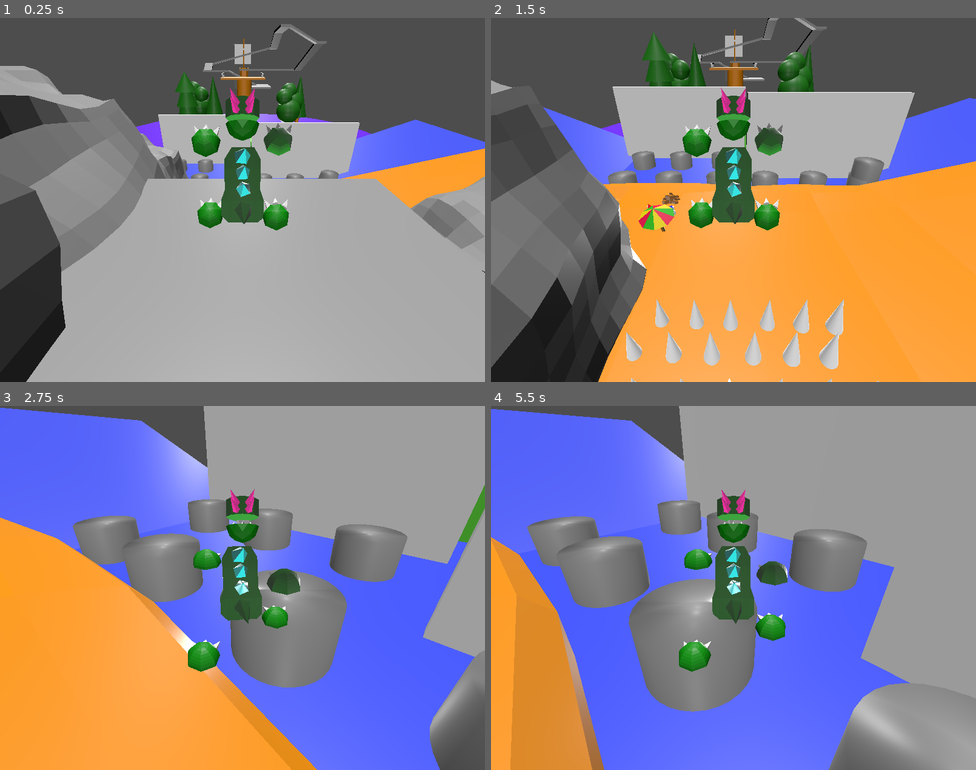
Above: before the commit, frames 1-4 (two rows, left to right).
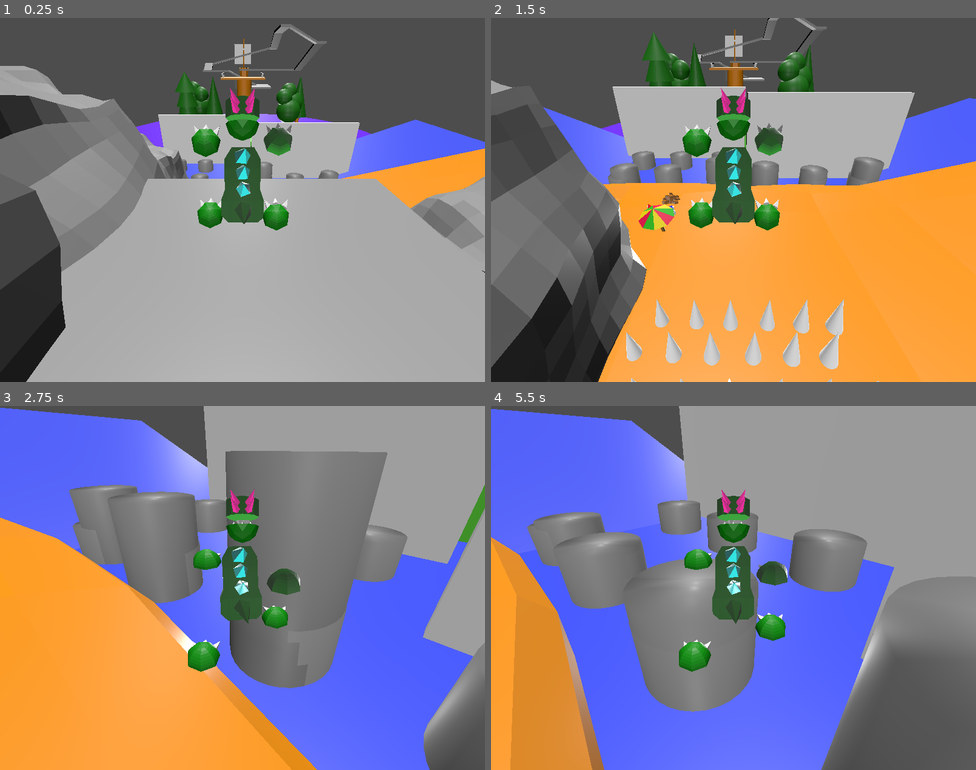
Above: after the commit, the same moments.

Repository: bazylevnik0/dinokid
Game: Godot game, scene res://mom-intro.tscn
Same seed, same stepped clock (60 frames per second), same inputs: the game is played once before the commit and once after it. Video files are missing from this copy of the repository; at most half a second of black plays in their place.
Inputs:
- Up to frame 1 (0.25 s): no input
- Up to frame 2 (1.5 s): hold Up (move_forward) from 0.53 s (still down); tap Z (key_a) at 0.6 s; tap Space (jump) at 0.77 s; tap X (key_b) at 1.35 s
- Up to frame 3 (2.75 s): tap Space (jump) at 1.52 s; release Up (move_forward) at 2.03 s; hold Left (move_left) from 2.03 s (still down); tap Z (key_a) at 2.1 s
- Up to frame 4 (5.5 s): tap X (key_b) at 2.85, 4.35 s; tap Space (jump) at 3.02, 3.77, 4.52 s; release Left (move_left) at 3.53 s; hold Down (move_backward) 3.53-4.28 s; tap Z (key_a) at 3.6, 5.1 s; hold Right (move_right) 4.28-5.03 s; hold Up (move_forward) from 5.03 s (still down)

The runs differ from the first frame. In frame 1, less than 0.1% of the frame differs, in the area x 53-63%, y 39-45%; in frame 2, 0.6%; in frame 3, 11%; in frame 4, 12%, in the area x 8-100%, y 29-100%.
Error in both runs: Attempt to call function 'play' in base 'null instance' on a null instance. (res://Player.gd:18)

Commit message:
working on homeisland river stones

Diff:
--- a/homeisland.tscn
+++ b/homeisland.tscn
@@ -174,6 +174,211 @@
 [sub_resource type="BoxShape3D" id="BoxShape3D_xahhj"]
 size = Vector3(2.16718, 2.39545, 0.934448)
 
+[sub_resource type="BoxShape3D" id="BoxShape3D_vk1wi"]
+size = Vector3(0.545471, 0.576782, 0.946167)
+
+[sub_resource type="Animation" id="Animation_4h127"]
+resource_name = "new_animation"
+length = 6.0
+loop_mode = 1
+tracks/0/type = "value"
+tracks/0/imported = false
+tracks/0/enabled = true
+tracks/0/path = NodePath(".:position")
+tracks/0/interp = 1
+tracks/0/loop_wrap = true
+tracks/0/keys = {
+"times": PackedFloat32Array(0, 3),
+"transitions": PackedFloat32Array(1, 1),
+"update": 0,
+"values": [Vector3(1.77487, 7.70079, -9.54801), Vector3(1.77487, 7.67707, -9.26811)]
+}
+
+[sub_resource type="Animation" id="Animation_qfltq"]
+length = 0.001
+tracks/0/type = "value"
+tracks/0/imported = false
+tracks/0/enabled = true
+tracks/0/path = NodePath(".:position")
+tracks/0/interp = 1
+tracks/0/loop_wrap = true
+tracks/0/keys = {
+"times": PackedFloat32Array(0),
+"transitions": PackedFloat32Array(1),
+"update": 0,
+"values": [Vector3(1.77487, 7.70079, -9.54801)]
+}
+
+[sub_resource type="AnimationLibrary" id="AnimationLibrary_5qjsl"]
+_data = {
+"RESET": SubResource("Animation_qfltq"),
+"new_animation": SubResource("Animation_4h127")
+}
+
+[sub_resource type="BoxShape3D" id="BoxShape3D_gfbl1"]
+size = Vector3(0.641968, 0.578857, 1.07568)
+
+[sub_resource type="Animation" id="Animation_i6if1"]
+resource_name = "new_animation"
+length = 6.0
+loop_mode = 1
+tracks/0/type = "value"
+tracks/0/imported = false
+tracks/0/enabled = true
+tracks/0/path = NodePath(".:position")
+tracks/0/interp = 1
+tracks/0/loop_wrap = true
+tracks/0/keys = {
+"times": PackedFloat32Array(0, 3),
+"transitions": PackedFloat32Array(1, 1),
+"update": 0,
+"values": [Vector3(0.659664, 7.60984, -9.12177), Vector3(0.659664, 7.6482, -9.57447)]
+}
+
+[sub_resource type="Animation" id="Animation_lwy5w"]
+length = 0.001
+tracks/0/type = "value"
+tracks/0/imported = false
+tracks/0/enabled = true
+tracks/0/path = NodePath(".:position")
+tracks/0/interp = 1
+tracks/0/loop_wrap = true
+tracks/0/keys = {
+"times": PackedFloat32Array(0),
+"transitions": PackedFloat32Array(1),
+"update": 0,
+"values": [Vector3(0.659664, 7.60984, -9.12177)]
+}
+
+[sub_resource type="AnimationLibrary" id="AnimationLibrary_0kkcn"]
+_data = {
+"RESET": SubResource("Animation_lwy5w"),
+"new_animation": SubResource("Animation_i6if1")
+}
+
+[sub_resource type="BoxShape3D" id="BoxShape3D_f6aqq"]
+size = Vector3(0.566162, 0.613586, 0.825684)
+
+[sub_resource type="Animation" id="Animation_1t6bc"]
+resource_name = "new_animation"
+length = 6.0
+loop_mode = 1
+tracks/0/type = "value"
+tracks/0/imported = false
+tracks/0/enabled = true
+tracks/0/path = NodePath(".:position")
+tracks/0/interp = 1
+tracks/0/loop_wrap = true
+tracks/0/keys = {
+"times": PackedFloat32Array(0, 3),
+"transitions": PackedFloat32Array(1, 1),
+"update": 0,
+"values": [Vector3(-0.378275, 7.68815, -9.49291), Vector3(-0.378275, 7.62677, -8.7684)]
+}
+
+[sub_resource type="Animation" id="Animation_qd3du"]
+length = 0.001
+tracks/0/type = "value"
+tracks/0/imported = false
+tracks/0/enabled = true
+tracks/0/path = NodePath(".:position")
+tracks/0/interp = 1
+tracks/0/loop_wrap = true
+tracks/0/keys = {
+"times": PackedFloat32Array(0),
+"transitions": PackedFloat32Array(1),
+"update": 0,
+"values": [Vector3(-0.378275, 7.68815, -9.49291)]
+}
+
+[sub_resource type="AnimationLibrary" id="AnimationLibrary_xesb8"]
+_data = {
+"RESET": SubResource("Animation_qd3du"),
+"new_animation": SubResource("Animation_1t6bc")
+}
+
+[sub_resource type="BoxShape3D" id="BoxShape3D_ps81l"]
+size = Vector3(0.555283, 0.538994, 0.76532)
+
+[sub_resource type="Animation" id="Animation_3scqn"]
+resource_name = "new_animation"
+length = 6.0
+loop_mode = 1
+tracks/0/type = "value"
+tracks/0/imported = false
+tracks/0/enabled = true
+tracks/0/path = NodePath(".:position")
+tracks/0/interp = 1
+tracks/0/loop_wrap = true
+tracks/0/keys = {
+"times": PackedFloat32Array(0, 3),
+"transitions": PackedFloat32Array(1, 1),
+"update": 0,
+"values": [Vector3(-1.5432, 7.67122, -9.49886), Vector3(-1.5432, 7.63342, -9.05268)]
+}
+
+[sub_resource type="Animation" id="Animation_yqdpa"]
+length = 0.001
+tracks/0/type = "value"
+tracks/0/imported = false
+tracks/0/enabled = true
+tracks/0/path = NodePath(".:position")
+tracks/0/interp = 1
+tracks/0/loop_wrap = true
+tracks/0/keys = {
+"times": PackedFloat32Array(0),
+"transitions": PackedFloat32Array(1),
+"update": 0,
+"values": [Vector3(-1.5432, 7.67122, -9.49886)]
+}
+
+[sub_resource type="AnimationLibrary" id="AnimationLibrary_t0l7x"]
+_data = {
+"RESET": SubResource("Animation_yqdpa"),
+"new_animation": SubResource("Animation_3scqn")
+}
+
+[sub_resource type="BoxShape3D" id="BoxShape3D_wpd5b"]
+size = Vector3(0.493179, 0.520569, 0.512421)
+
+[sub_resource type="Animation" id="Animation_ofuse"]
+resource_name = "new_animation"
+length = 6.0
+loop_mode = 1
+tracks/0/type = "value"
+tracks/0/imported = false
+tracks/0/enabled = true
+tracks/0/path = NodePath(".:position")
+tracks/0/interp = 1
+tracks/0/loop_wrap = true
+tracks/0/keys = {
+"times": PackedFloat32Array(0, 3),
+"transitions": PackedFloat32Array(1, 1),
+"update": 0,
+"values": [Vector3(-2.55527, 7.73503, -9.37166), Vector3(-2.55527, 7.70203, -8.98211)]
+}
+
+[sub_resource type="Animation" id="Animation_50yr8"]
+length = 0.001
+tracks/0/type = "value"
+tracks/0/imported = false
+tracks/0/enabled = true
+tracks/0/path = NodePath(".:position")
+tracks/0/interp = 1
+tracks/0/loop_wrap = true
+tracks/0/keys = {
+"times": PackedFloat32Array(0),
+"transitions": PackedFloat32Array(1),
+"update": 0,
+"values": [Vector3(-2.55527, 7.73503, -9.37166)]
+}
+
+[sub_resource type="AnimationLibrary" id="AnimationLibrary_oi1md"]
+_data = {
+"RESET": SubResource("Animation_50yr8"),
+"new_animation": SubResource("Animation_ofuse")
+}
+
 [sub_resource type="CylinderShape3D" id="CylinderShape3D_cbdnm"]
 height = 0.253271
 radius = 1.0
@@ -429,6 +634,71 @@
 [node name="Stairs1" type="CollisionShape3D" parent="StaticBody3D"]
 transform = Transform3D(1, 0, 0, 0, 0.849138, 0.528172, 0, -0.528172, 0.849138, -0.112045, 38.2005, -5.85788)
 shape = SubResource("BoxShape3D_xahhj")
+
+[node name="River2" type="CollisionShape3D" parent="StaticBody3D"]
+transform = Transform3D(1, 0, 0, 0, 0.996627, -0.0820952, 0, 0.0820952, 0.996627, 1.77487, 7.70079, -9.54801)
+shape = SubResource("BoxShape3D_vk1wi")
+
+[node name="river_stone" parent="StaticBody3D/River2" instance=ExtResource("4_4sxba")]
+transform = Transform3D(1, 0, 0, 0, -4.37722e-08, -1, 0, 1, -4.37722e-08, 0, 0.00128126, -0.547775)
+
+[node name="AnimationPlayer" type="AnimationPlayer" parent="StaticBody3D/River2"]
+libraries = {
+"": SubResource("AnimationLibrary_5qjsl")
+}
+autoplay = "new_animation"
+
+[node name="River3" type="CollisionShape3D" parent="StaticBody3D"]
+transform = Transform3D(1, 0, 0, 0, 0.996519, -0.0834173, 0, 0.0834173, 0.996519, 0.659664, 7.60984, -9.12177)
+shape = SubResource("BoxShape3D_gfbl1")
+
+[node name="river_stone" parent="StaticBody3D/River3" instance=ExtResource("4_4sxba")]
+transform = Transform3D(1, 0, 0, 0, -4.36557e-08, -1, 0, 1, -4.36557e-08, 0, 0.000501633, -0.495408)
+
+[node name="AnimationPlayer" type="AnimationPlayer" parent="StaticBody3D/River3"]
+libraries = {
+"": SubResource("AnimationLibrary_0kkcn")
+}
+autoplay = "new_animation"
+
+[node name="River4" type="CollisionShape3D" parent="StaticBody3D"]
+transform = Transform3D(1, 0, 0, 0, 0.99732, -0.0731687, 0, 0.0731687, 0.99732, -0.378275, 7.68815, -9.49291)
+shape = SubResource("BoxShape3D_f6aqq")
+
+[node name="river_stone" parent="StaticBody3D/River4" instance=ExtResource("4_4sxba")]
+transform = Transform3D(1, 0, 0, 0, -4.47035e-08, -1, 0, 1, -4.47035e-08, 0, 0.00687551, -0.608823)
+
+[node name="AnimationPlayer" type="AnimationPlayer" parent="StaticBody3D/River4"]
+libraries = {
+"": SubResource("AnimationLibrary_xesb8")
+}
+autoplay = "new_animation"
+
+[node name="River5" type="CollisionShape3D" parent="StaticBody3D"]
+transform = Transform3D(1, 0, 0, 0, 0.997794, -0.0664482, 0, 0.0664482, 0.997794, -1.5432, 7.67122, -9.49886)
+shape = SubResource("BoxShape3D_ps81l")
+
+[node name="river_stone" parent="StaticBody3D/River5" instance=ExtResource("4_4sxba")]
+transform = Transform3D(1, 0, 0, 0, -4.47035e-08, -1, 0, 1, -4.47035e-08, 0, 0.0115786, -0.642093)
+
+[node name="AnimationPlayer" type="AnimationPlayer" parent="StaticBody3D/River5"]
+libraries = {
+"": SubResource("AnimationLibrary_t0l7x")
+}
+autoplay = "new_animation"
+
+[node name="River6" type="CollisionShape3D" parent="StaticBody3D"]
+transform = Transform3D(1, 0, 0, 0, 0.996986, -0.0776068, 0, 0.0776068, 0.996986, -2.55527, 7.73503, -9.37166)
+shape = SubResource("BoxShape3D_wpd5b")
+
+[node name="river_stone" parent="StaticBody3D/River6" instance=ExtResource("4_4sxba")]
+transform = Transform3D(1, 0, 0, 0, -4.42378e-08, -1, 0, 1, -4.42378e-08, 0, 0.00509357, -0.744478)
+
+[node name="AnimationPlayer" type="AnimationPlayer" parent="StaticBody3D/River6"]
+libraries = {
+"": SubResource("AnimationLibrary_oi1md")
+}
+autoplay = "new_animation"
 
 [node name="Light" type="DirectionalLight3D" parent="."]
 transform = Transform3D(1, 0, 0, 0, -0.0844257, 0.99643, 0, -0.99643, -0.0844257, 0, 7.01912, 0)
Not shown: 1 places in homeisland.tscn that only renumber resources
Not shown, changed: river_stone.glb.import
Not shown, changed: river_stone.blend
Not shown, changed: river_stone.blend1
